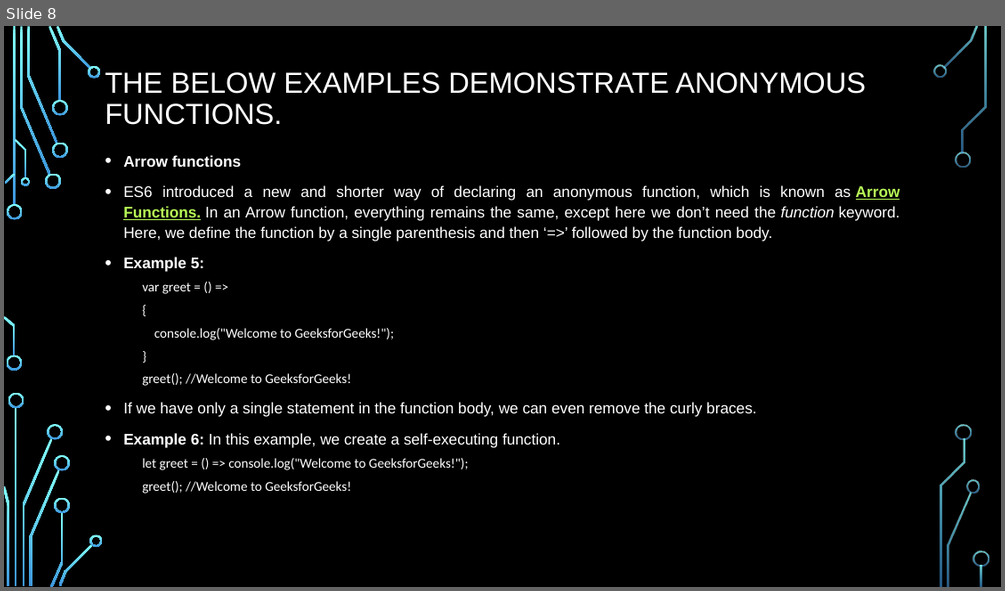
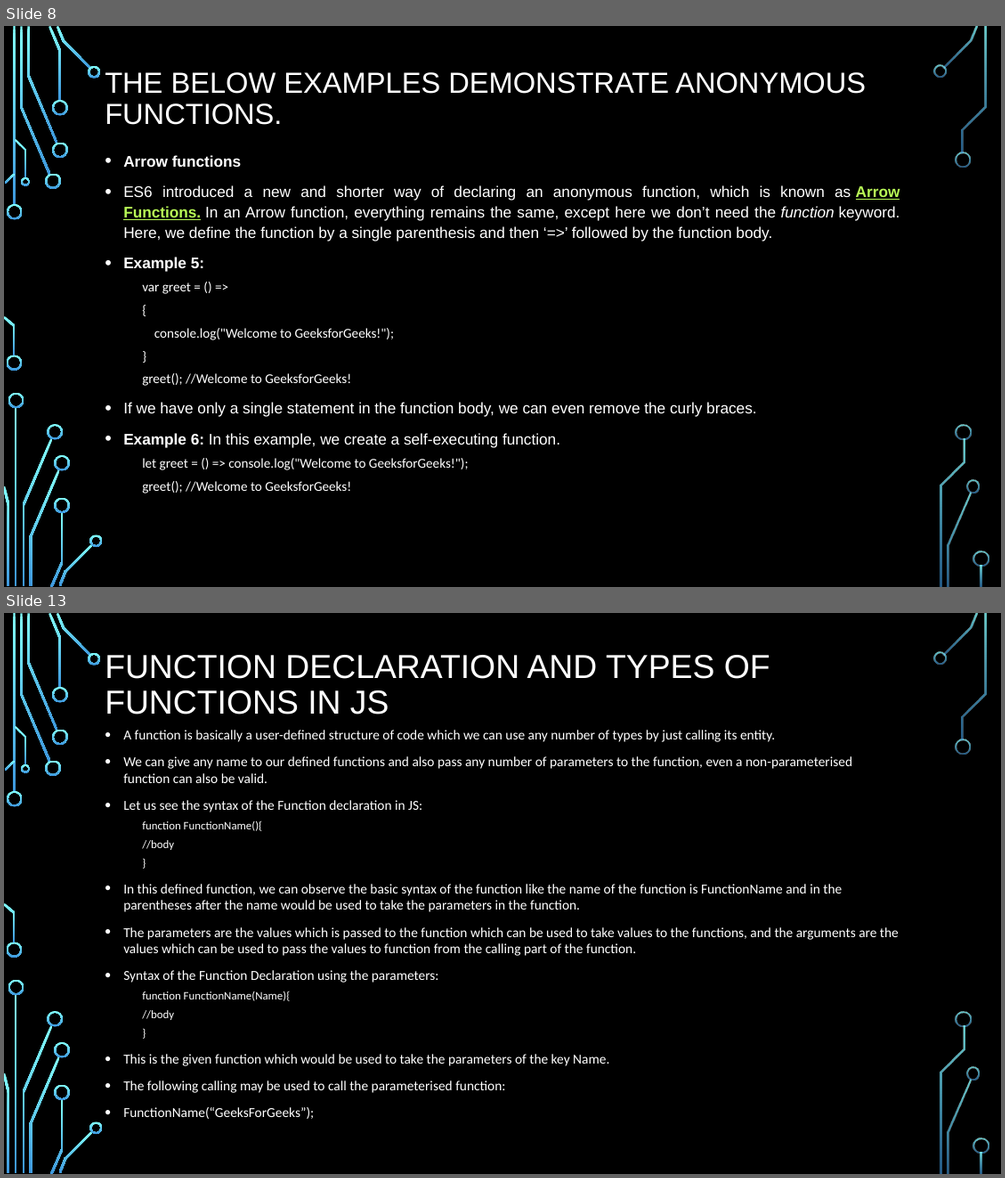
Before and after one commit to PramodJana/JavaScript, a slide deck: GFG JS Course Curriculam/Articles/003 Funtional Programming.pptx. Shown one above the other, each under a label of ours: slide 8 before the commit, slides 8 and 13 after it; the slides between them are not shown. The pictures are 1005x591 and 1005x1178 pixels, drawn with LibreOffice and Linux fonts; fonts in the diff are those of the drawing; background and template pictures are left out. Boxes give left, top, right and bottom in pixels: in the first picture for what was removed or moved away, otherwise in the second. Text is boxed around its words. In the diff, an @@ line names an element or a change of style, - is before the commit and + after.

```diff
--- a/GFG JS Course Curriculam/Articles/003 Funtional Programming.pptx
+++ b/GFG JS Course Curriculam/Articles/003 Funtional Programming.pptx
@@ slide 13 added at bbox=[4, 613, 1001, 1174], background picture (left out); not listed: 36 template elements that a slide beside it also shows @@
@@ title added at bbox=[105, 655, 770, 714], 32 pt, text #FFFFFF @@
+FUNCTION DECLARATION AND TYPES OF FUNCTIONS IN JS
@@ text added at bbox=[123, 730, 898, 1119], 13.2 pt, text #FFFFFF @@
+• A function is basically a user-defined structure of code which we can use any number of types by just calling its entity.
+• We can give any name to our defined functions and also pass any number of parameters to the function, even a non-parameterised function can also be valid.
+• Let us see the syntax of the Function declaration in JS:
+  function FunctionName(){
+  //body
+  }
+• In this defined function, we can observe the basic syntax of the function like the name of the function is FunctionName and in the parentheses after the name would be used to take the parameters in the function.
+• The parameters are the values which is passed to the function which can be used to take values to the functions, and the arguments are the values which can be used to pass the values to function from the calling part of the function.
+• Syntax of the Function Declaration using the parameters:
+  function FunctionName(Name){
+  //body
+  }
+• This is the given function which would be used to take the parameters of the key Name.
+• The following calling may be used to call the parameterised function:
+• FunctionName(“GeeksForGeeks”);
```
Also in this commit, not shown: 7 other slides added, 8 slides removed.
